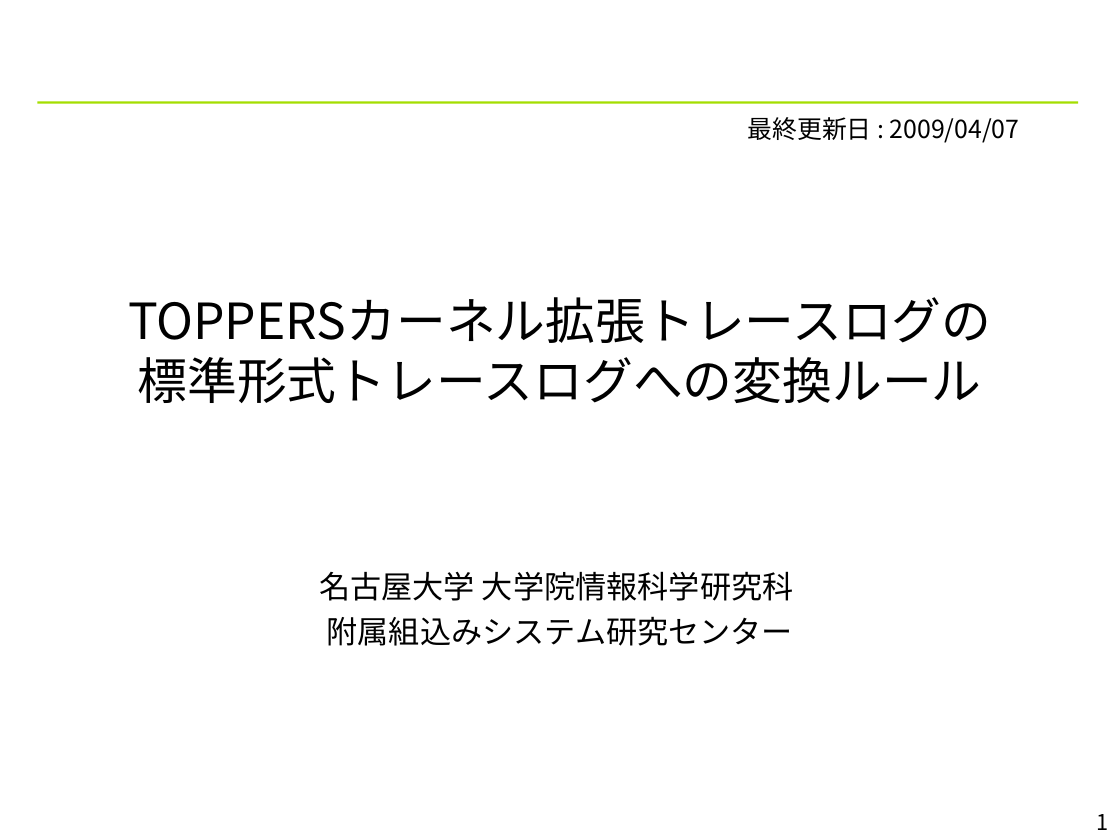
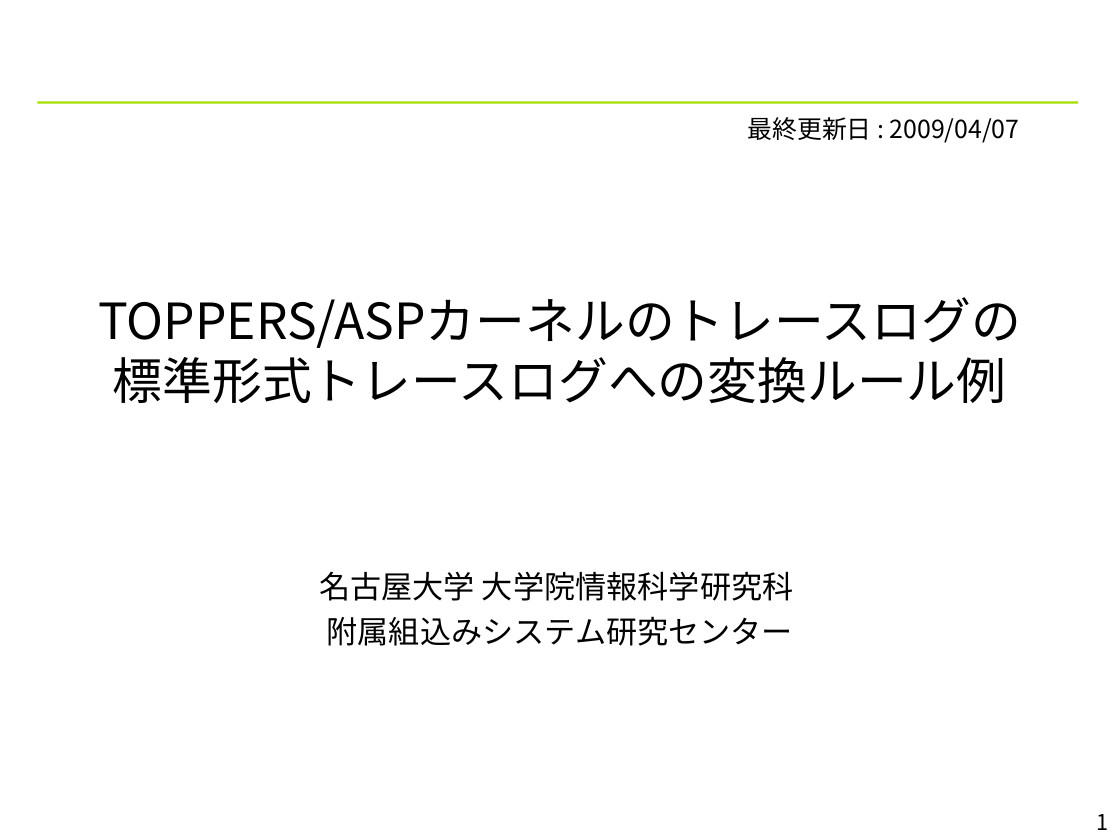
Before and after one commit to YixiaoLi/tlv4mc, a slide deck: slide 1 of doc/TLV_convert_rules.ppt. Drawn at 1120x840 pixels with LibreOffice and Linux fonts; fonts in the diff are those of the drawing; background and template pictures are left out. Boxes give left, top, right and bottom in pixels: in the first picture for what was removed or moved away, otherwise in the second. Text is boxed around its words. In the diff, an @@ line names an element or a change of style, - is before the commit and + after.

```diff
--- a/doc/TLV_convert_rules.ppt
+++ b/doc/TLV_convert_rules.ppt
@@ title at box(99, 297, 1021, 403): text changed @@
-TOPPERSカーネル拡張トレースログの
-標準形式トレースログへの変換ルール
+TOPPERS/ASPカーネルのトレースログの
+標準形式トレースログへの変換ルール例
```
Also in this commit, not shown: 2 other slides changed, 1 slide added, 2 other files.
